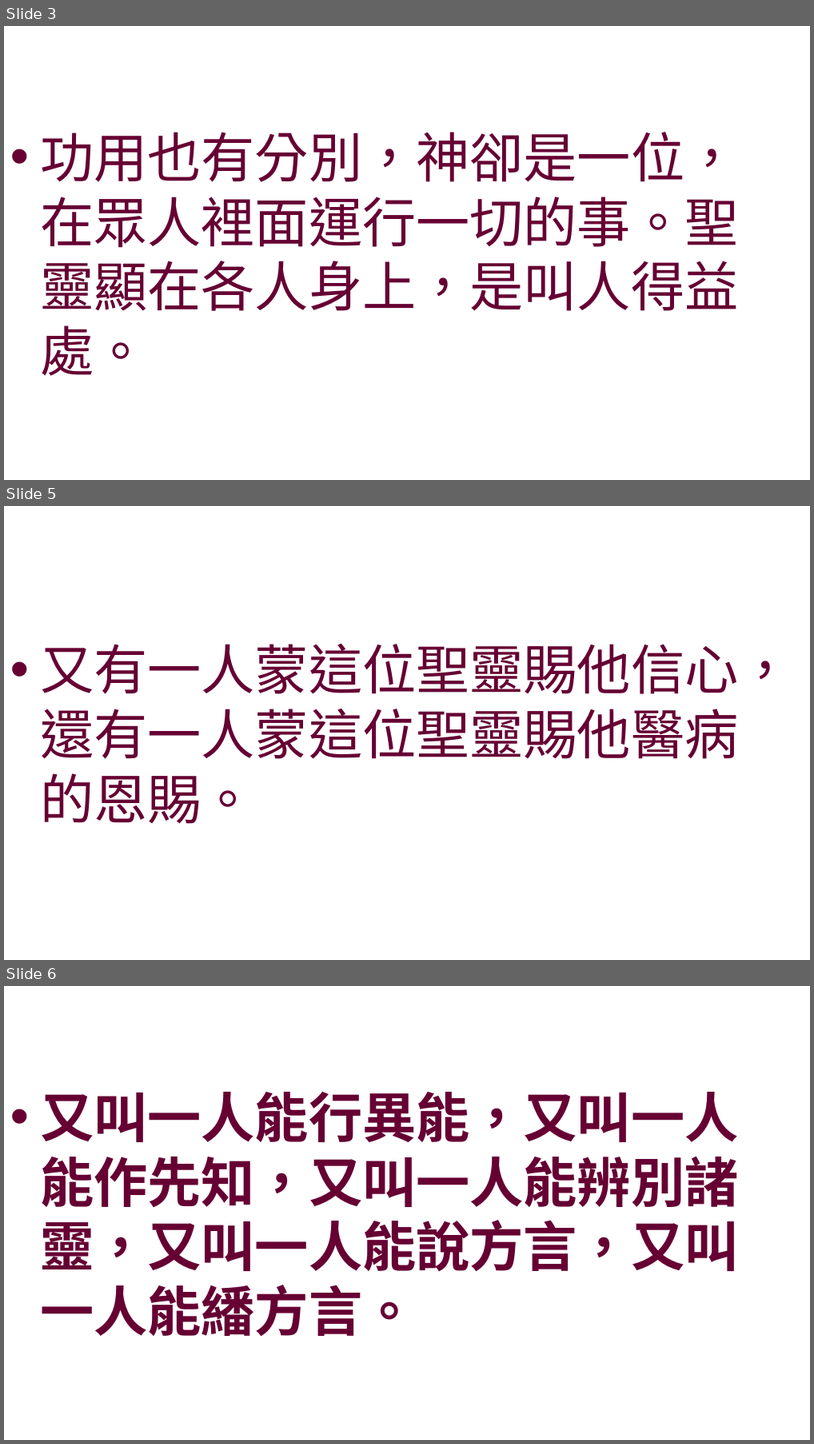
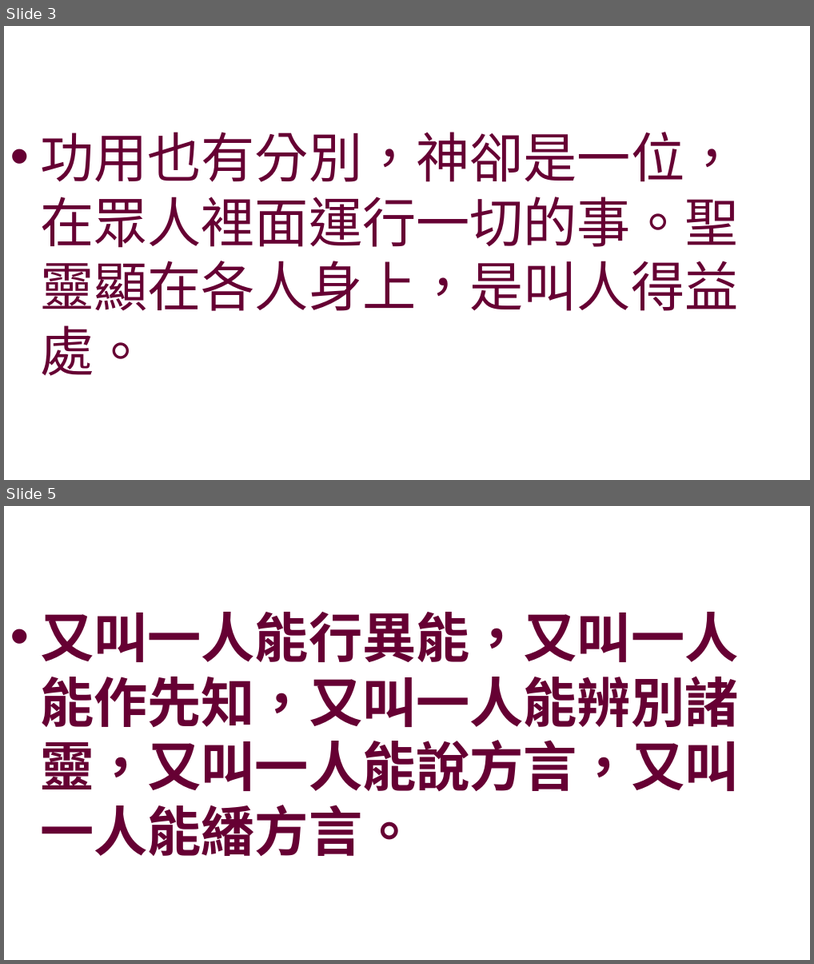
Before and after one commit to batisuoc/worship-resources, a slide deck: 14聖靈恩賜.pptx. Shown one above the other, each under a label of ours: slides 3, 5 and 6 before the commit, slides 3 and 5 after it; the slides between them are not shown. The pictures are 814x1444 and 814x964 pixels, drawn with LibreOffice and Linux fonts; fonts in the diff are those of the drawing; background and template pictures are left out. Boxes give left, top, right and bottom in pixels: in the first picture for what was removed or moved away, otherwise in the second. Text is boxed around its words. In the diff, an @@ line names an element or a change of style, - is before the commit and + after.

```diff
--- a/14聖靈恩賜.pptx
+++ b/14聖靈恩賜.pptx
@@ slide 5 removed at [4, 506, 810, 960], background picture (left out) @@
@@ text removed at [40, 644, 792, 824] @@
-• 又有一人蒙這位聖靈賜他信心，還有一人蒙這位聖靈賜他醫病的恩賜。
@@ what was slide 6 is now slide 5 @@
```
Also in this commit, not shown: 2 slides changed.
